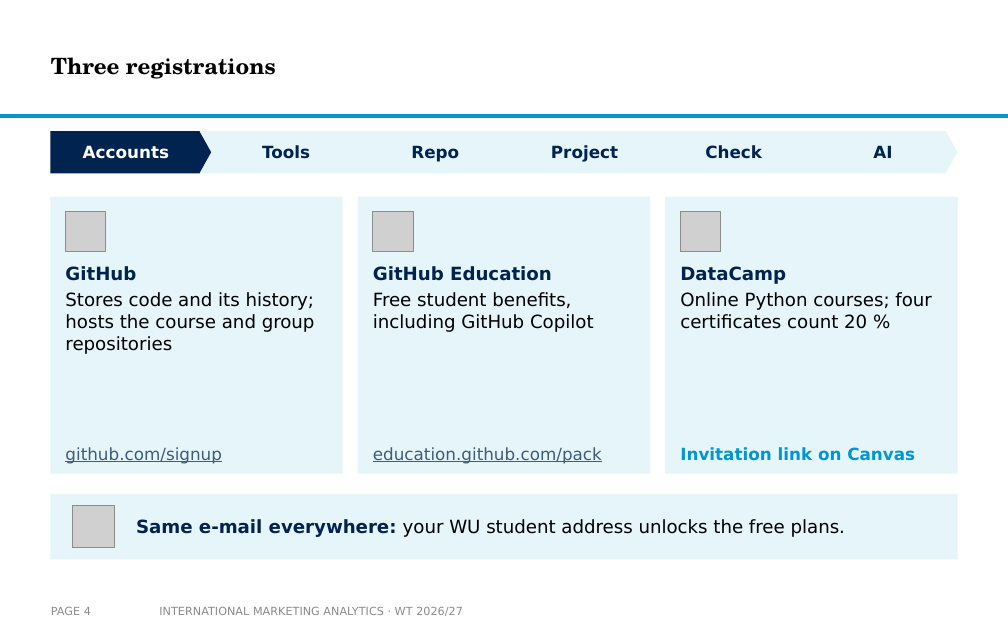
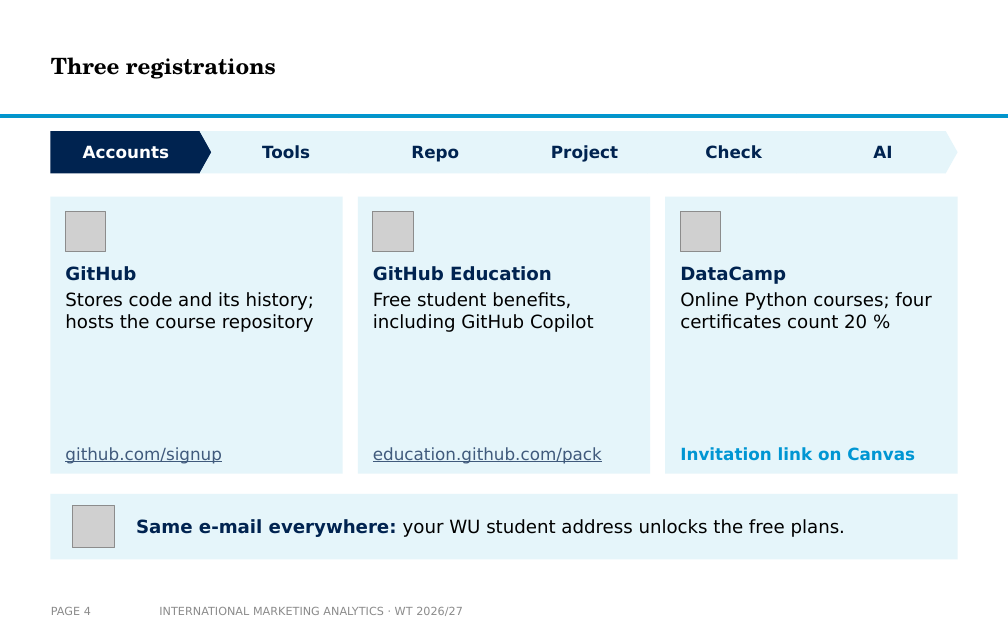
Before and after one commit to arnefloh-wu/International-Marketing-Analytics, a slide deck: slide 4 of slides/01a_setup-and-registration_WT26-27.pptx. Drawn at 1008x630 pixels with LibreOffice and Linux fonts; fonts in the diff are those of the drawing; grey boxes stand for pictures; background and template pictures are left out. Boxes give left, top, right and bottom in pixels: in the first picture for what was removed or moved away, otherwise in the second. Text is boxed around its words. In the diff, an @@ line names an element or a change of style, - is before the commit and + after.

```diff
--- a/slides/01a_setup-and-registration_WT26-27.pptx
+++ b/slides/01a_setup-and-registration_WT26-27.pptx
@@ text at box(65, 292, 315, 332): text changed @@
-Stores code and its history; hosts the course and group repositories
+Stores code and its history; hosts the course repository
```
Also in this commit, not shown: 8 other slides changed, 4 other files.
